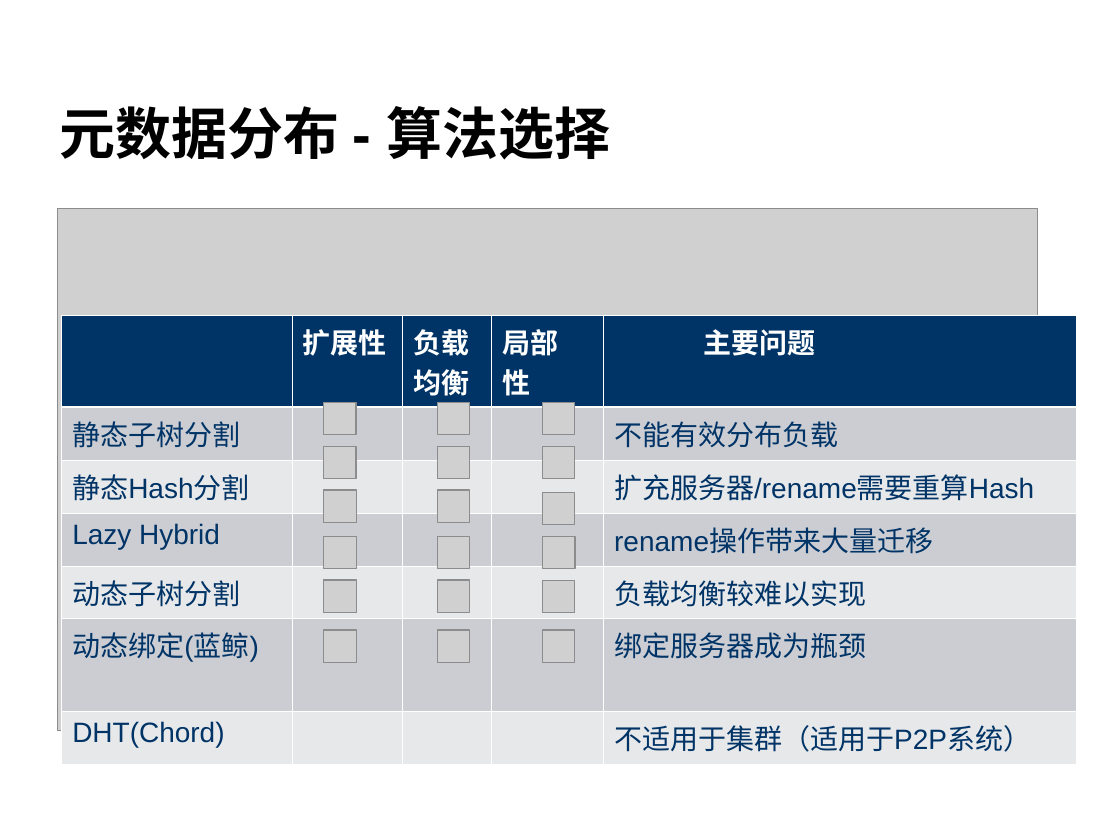
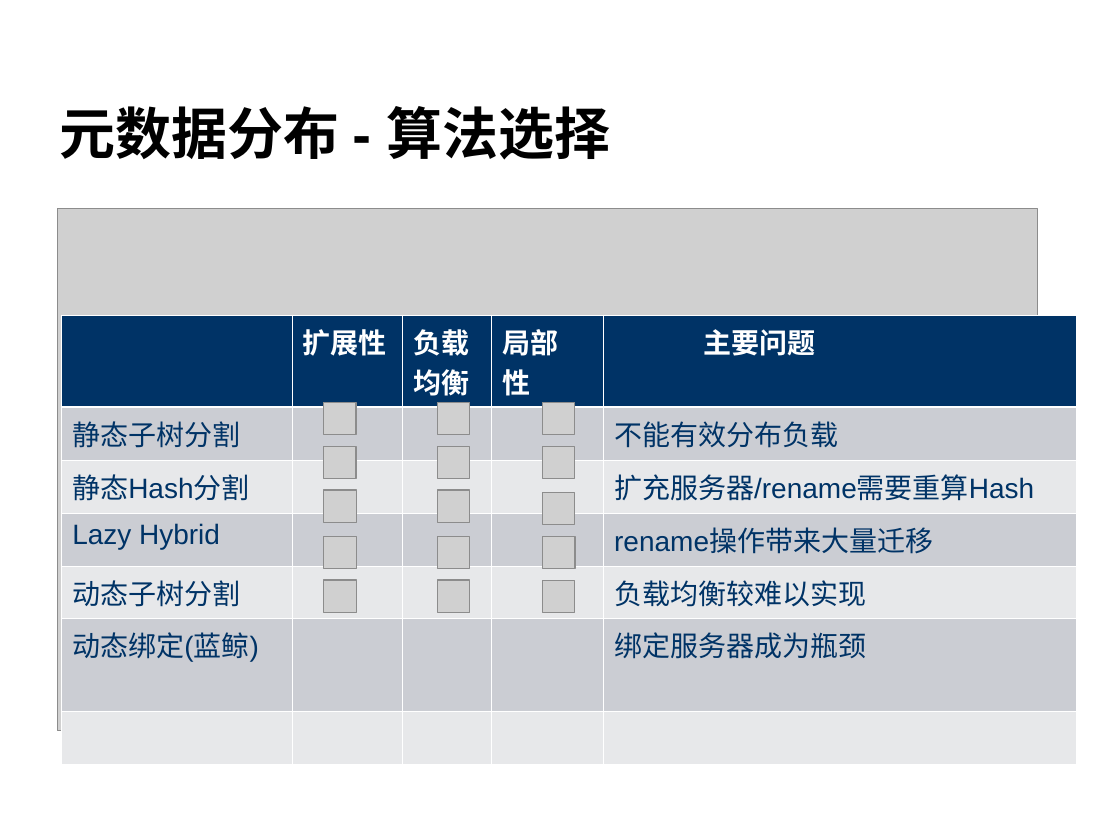
Before and after one commit to cheliequan/idning-paper, a slide deck: slide 12 of draft/答辩.ppt. Drawn at 1120x840 pixels with LibreOffice and Linux fonts; fonts in the diff are those of the drawing; grey boxes stand for pictures; background and template pictures are left out. Boxes give left, top, right and bottom in pixels: in the first picture for what was removed or moved away, otherwise in the second. Text is boxed around its words. In the diff, an @@ line names an element or a change of style, - is before the commit and + after.

```diff
--- a/draft/答辩.ppt
+++ b/draft/答辩.ppt
@@ table at (62,315,1076,666) @@
-row 7, column 1: DHT(Chord)
+row 7, column 1: 
-row 7, column 5: 不适用于集群（适用于P2P系统）
+row 7, column 5: 
@@ picture removed at (324,631,356,663) @@
@@ picture removed at (438,631,470,663) @@
@@ picture removed at (542,631,575,663) @@
```
Also in this commit, not shown: 5 other slides changed.
